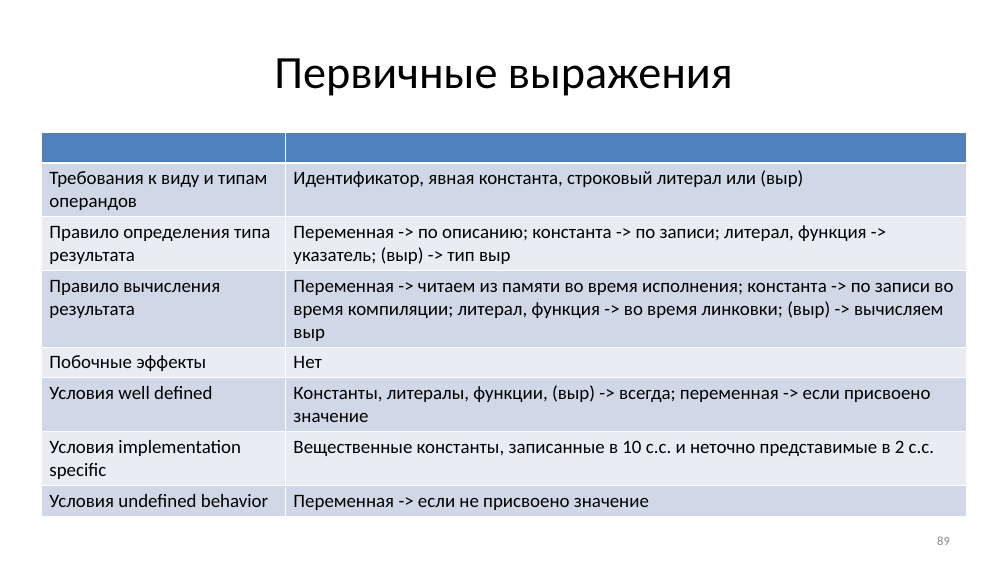
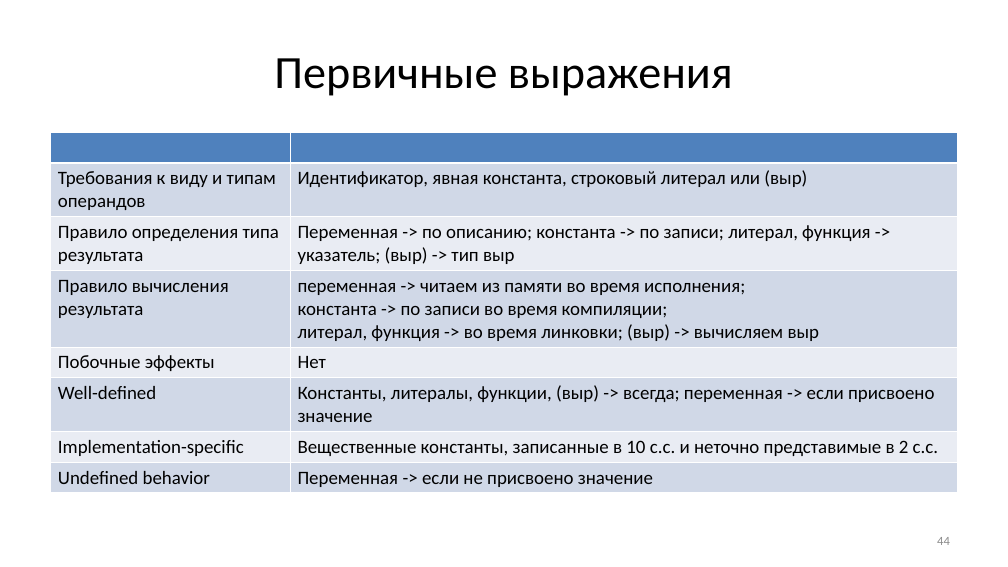
Before and after one commit to Evgueni-Petrov-aka-espetrov/Algorithms-and-Programming-in-C-pptx, a slide deck: slide 44 of 04 Выражения.pptx (slide 89 before the commit). Drawn at 1008x567 pixels with LibreOffice and Linux fonts; fonts in the diff are those of the drawing. Boxes give left, top, right and bottom in pixels: in the first picture for what was removed or moved away, otherwise in the second. Text is boxed around its words. In the diff, an @@ line names an element or a change of style, - is before the commit and + after.

Commit message:
переструктурировал, добавил unspecified behavior

```diff
--- a/04 Выражения.pptx
+++ b/04 Выражения.pptx
@@ table at (x1=51, y1=132, x2=958, y2=491) @@
-row 4, column 2: Переменная -> читаем из памяти во время исполнения; константа -> по записи во время компиляции; литерал, функция -> во время линковки; (выр) -> вычисляем выр
+row 4, column 2: переменная -> читаем из памяти во время исполнения; / константа -> по записи во время компиляции; / литерал, функция -> во время линковки; (выр) -> вычисляем выр
-row 6, column 1: Условия well defined
+row 6, column 1: Well-defined
-row 7, column 1: Условия implementation specific
+row 7, column 1: Implementation-specific
-row 8, column 1: Условия undefined behavior
+row 8, column 1: Undefined behavior
@@ table resized from (x1=42, y1=132, x2=966, y2=514) to (x1=51, y1=132, x2=958, y2=491) @@
@@ page number at (x1=937, y1=537, x2=950, y2=545): text changed @@
-89
+44
```
Also in this commit, not shown: 27 other slides changed, 3 slides added.
